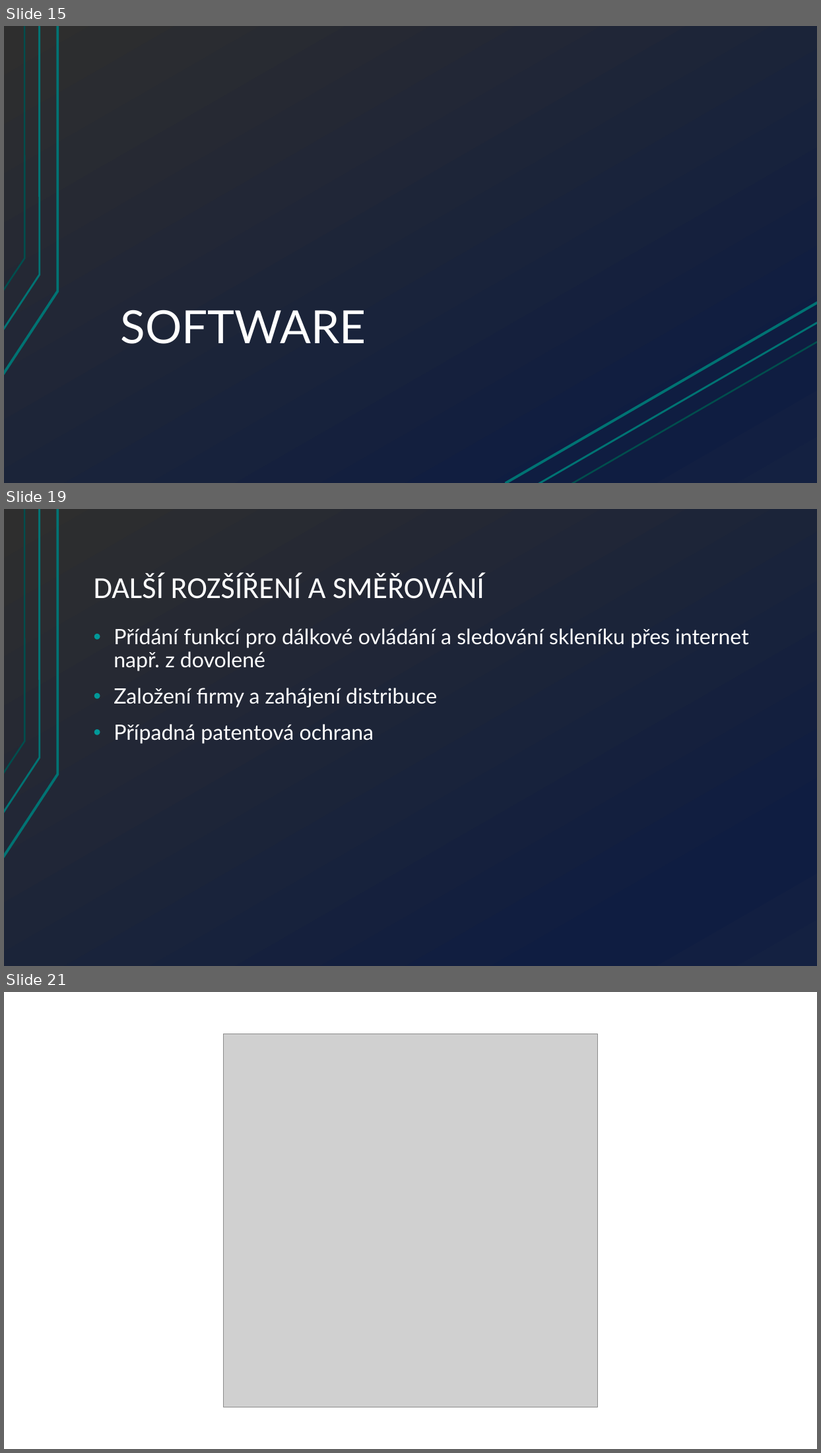
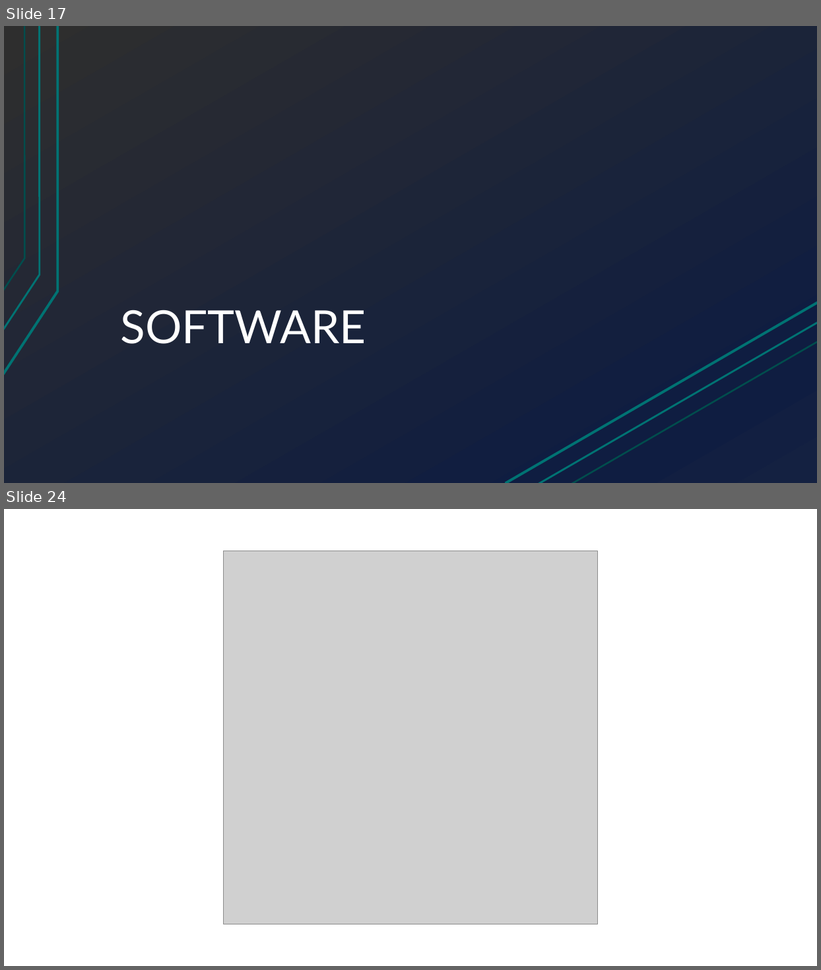
Before and after one commit to Hellpetros/SOC-2020-TEXT, a slide deck: PRESENTATION/SOČ-2020-PREZENTACE-ŠKOLNÍ_KOLO/ŠKOLNÍ KOLO.pptx. Shown one above the other, each under a label of ours: slides 15, 19 and 21 before the commit, slides 17 and 24 after it; the slides between them are not shown. The pictures are 821x1453 and 821x970 pixels, drawn with LibreOffice and Linux fonts; fonts in the diff are those of the drawing; grey boxes stand for pictures. Boxes give left, top, right and bottom in pixels: in the first picture for what was removed or moved away, otherwise in the second. Text is boxed around its words. In the diff, an @@ line names an element or a change of style, - is before the commit and + after.

```diff
--- a/PRESENTATION/SOČ-2020-PREZENTACE-ŠKOLNÍ_KOLO/ŠKOLNÍ KOLO.pptx
+++ b/PRESENTATION/SOČ-2020-PREZENTACE-ŠKOLNÍ_KOLO/ŠKOLNÍ KOLO.pptx
@@ slide 19 removed at [4,509,817,966], background gradient #2E2E2E to #0F1D41 to #142242; not listed: 3 template elements that a slide beside it also shows @@
@@ title removed at [94,572,484,599] @@
-DALŠÍ ROZŠÍŘENÍ A SMĚŘOVÁNÍ
@@ text removed at [114,628,749,744] @@
-• Přídání funkcí pro dálkové ovládání a sledování skleníku přes internet např. z dovolené
-• Založení firmy a zahájení distribuce
-• Případná patentová ochrana
@@ what was slide 15 is now slide 17 @@
@@ what was slide 21 is now slide 24 @@
```
Also in this commit, not shown: 8 slides changed, 7 slides added, 4 other slides removed, 9 other files.
